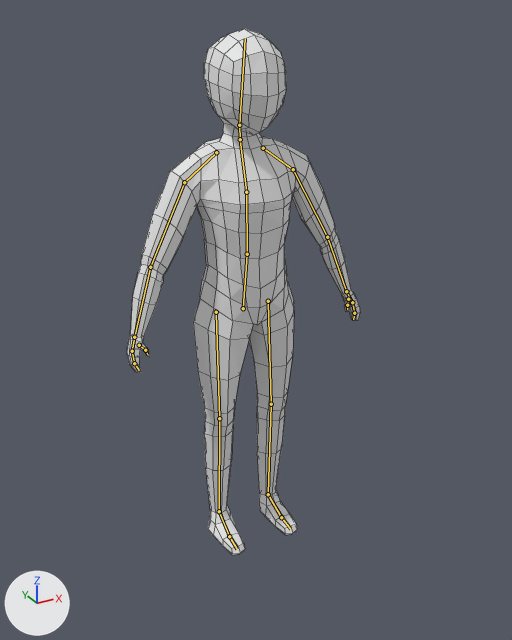
One commit to the Blender file BlenderFiles/Human_with_animation.blend: the scene before it, then after it.
Both versions are drawn from a 50 mm lens placed at (-1.64, -3.17, 2.88), pointed at (0.07, -0.06, 1.33). Lighting does not change. The marker at lower left points along +X, +Y and +Z. The bones that bend it are drawn over the model as lines. Mesh edges are drawn as thin lines.

Objects in the first picture: 'Human'.
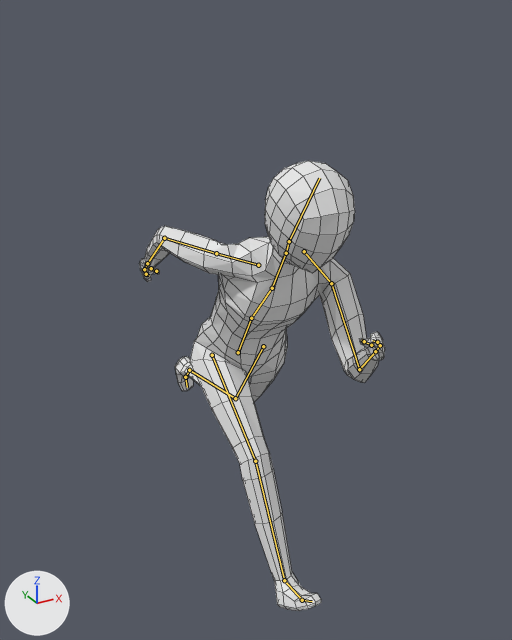
The newer file adds an action. The first version stands in its rest pose; the second is drawn at frame 0 of the action 'Running'.

What differs and where, as boxes [x1, y1, x2, y2] in the pictures (512 x 640 px):
'Human', posed (14% shorter): before [127, 29, 360, 555]; after [139, 161, 385, 611]
bone 'Hips', root to tip: before (243, 308) to (247, 254); after (238, 352) to (251, 318)
bone 'Spine', root to tip: before (247, 254) to (246, 192); after (251, 318) to (272, 288)
bone 'Chest', root to tip: before (246, 192) to (240, 139); after (272, 288) to (286, 253)
bone 'Neck', root to tip: before (240, 139) to (239, 125); after (286, 253) to (289, 241)
bone 'Shoulder.L', root to tip: before (263, 148) to (293, 169); after (304, 251) to (331, 283)
bone 'Upper Arm.L', root to tip: before (293, 169) to (327, 237); after (331, 283) to (359, 369)
bone 'Lower Arm.L', root to tip: before (327, 237) to (346, 291); after (359, 369) to (375, 351)
bone 'Hand.L', root to tip: before (346, 291) to (352, 302); after (375, 351) to (380, 345)
bone 'Finger01.L', root to tip: before (352, 302) to (354, 313); after (380, 345) to (377, 342)
bone 'Shoulder.R', root to tip: before (216, 152) to (184, 182); after (258, 265) to (216, 253)
bone 'Upper Arm.R', root to tip: before (184, 182) to (150, 267); after (216, 253) to (164, 238)
bone 'Lower Arm.R', root to tip: before (150, 267) to (134, 337); after (164, 238) to (147, 263)
bone 'Hand.R', root to tip: before (134, 337) to (132, 351); after (147, 263) to (144, 269)
bone 'Toes.L', root to tip: before (281, 517) to (290, 529); after (185, 377) to (187, 387)
bone 'Toes.R', root to tip: before (229, 536) to (237, 549); after (302, 600) to (312, 601)

Diff of the bpy script that builds the scene:
```diff
--- a/BlenderFiles/Human_with_animation.blend.py
+++ b/BlenderFiles/Human_with_animation.blend.py
@@ bone_hips @@
 bone_hips = bpy.data.objects['Armature'].pose.bones['Hips']
-bone_hips.location = (0.0, 0.0, 0.0)
-bone_hips.rotation_quaternion = (1.0, 0.0, 0.0, 0.0)  # degrees (0, 0, 0)
+bone_hips.location = (0.0, -0.297, -0.017)
+bone_hips.rotation_quaternion = (0.979, 0.198, -0.043, 0.002)  # degrees (23, -5, -1)
@@ bone_spine @@
 bone_spine = bpy.data.objects['Armature'].pose.bones['Spine']  # child of 'Hips'
-bone_spine.rotation_quaternion = (1.0, 0.0, 0.0, 0.0)  # degrees (0, 0, 0)
+bone_spine.rotation_quaternion = (0.987, 0.159, 0.033, -0.011)  # degrees (18, 4, -1)
@@ bone_chest @@
 bone_chest = bpy.data.objects['Armature'].pose.bones['Chest']  # child of 'Spine'
-bone_chest.rotation_quaternion = (1.0, 0.0, 0.0, 0.0)  # degrees (0, 0, 0)
+bone_chest.rotation_quaternion = (0.997, 0.053, 0.061, 0.014)  # degrees (6, 7, 2)
@@ bone_neck @@
 bone_neck = bpy.data.objects['Armature'].pose.bones['Neck']  # child of 'Chest'
-bone_neck.rotation_quaternion = (1.0, 0.0, 0.0, 0.0)  # degrees (0, 0, 0)
+bone_neck.rotation_quaternion = (0.981, -0.188, -0.039, -0.011)  # degrees (-22, -5, 0)
@@ bone_shoulder_l @@
 bone_shoulder_l = bpy.data.objects['Armature'].pose.bones['Shoulder.L']  # child of 'Chest'
-bone_shoulder_l.rotation_quaternion = (1.0, 0.0, 0.0, 0.0)  # degrees (0, 0, 0)
+bone_shoulder_l.rotation_quaternion = (0.87, 0.433, -0.22, -0.087)  # degrees (56, -18, -21)
@@ bone_upper_arm_l @@
 bone_upper_arm_l = bpy.data.objects['Armature'].pose.bones['Upper Arm.L']  # child of 'Shoulder.L'
-bone_upper_arm_l.rotation_quaternion = (1.0, 0.0, 0.0, 0.0)  # degrees (0, 0, 0)
+bone_upper_arm_l.rotation_quaternion = (0.969, 0.241, 0.051, -0.026)  # degrees (28, 6, -1)
@@ bone_lower_arm_l @@
 bone_lower_arm_l = bpy.data.objects['Armature'].pose.bones['Lower Arm.L']  # child of 'Upper Arm.L'
-bone_lower_arm_l.rotation_quaternion = (1.0, 0.0, 0.0, 0.0)  # degrees (0, 0, 0)
+bone_lower_arm_l.rotation_quaternion = (0.704, 0.706, 0.038, 0.072)  # degrees (90, -3, 9)
@@ bone_hand_l @@
 bone_hand_l = bpy.data.objects['Armature'].pose.bones['Hand.L']  # child of 'Lower Arm.L'
-bone_hand_l.rotation_quaternion = (1.0, 0.0, 0.0, 0.0)  # degrees (0, 0, 0)
+bone_hand_l.rotation_quaternion = (0.998, -0.054, 0.01, -0.007)  # degrees (-6, 1, -1)
@@ bone_finger01_l @@
 bone_finger01_l = bpy.data.objects['Armature'].pose.bones['Finger01.L']  # child of 'Hand.L'
-bone_finger01_l.rotation_quaternion = (1.0, 0.0, 0.0, 0.0)  # degrees (0, 0, 0)
+bone_finger01_l.rotation_quaternion = (0.997, -0.064, -0.03, 0.003)  # degrees (-7, -3, 1)
@@ bone_shoulder_r @@
 bone_shoulder_r = bpy.data.objects['Armature'].pose.bones['Shoulder.R']  # child of 'Chest'
-bone_shoulder_r.rotation_quaternion = (1.0, 0.0, 0.0, 0.0)  # degrees (0, 0, 0)
+bone_shoulder_r.rotation_quaternion = (0.812, -0.321, -0.437, 0.216)  # degrees (-60, -35, 50)
@@ bone_upper_arm_r @@
 bone_upper_arm_r = bpy.data.objects['Armature'].pose.bones['Upper Arm.R']  # child of 'Shoulder.R'
-bone_upper_arm_r.rotation_quaternion = (1.0, 0.0, 0.0, 0.0)  # degrees (0, 0, 0)
+bone_upper_arm_r.rotation_quaternion = (0.984, 0.17, 0.053, -0.025)  # degrees (19, 6, -2)
@@ bone_lower_arm_r @@
 bone_lower_arm_r = bpy.data.objects['Armature'].pose.bones['Lower Arm.R']  # child of 'Upper Arm.R'
-bone_lower_arm_r.rotation_quaternion = (1.0, 0.0, 0.0, 0.0)  # degrees (0, 0, 0)
+bone_lower_arm_r.rotation_quaternion = (0.953, 0.296, 0.019, -0.056)  # degrees (34, 4, -5)
@@ bone_hand_r @@
 bone_hand_r = bpy.data.objects['Armature'].pose.bones['Hand.R']  # child of 'Lower Arm.R'
-bone_hand_r.rotation_quaternion = (1.0, 0.0, 0.0, 0.0)  # degrees (0, 0, 0)
+bone_hand_r.rotation_quaternion = (0.998, -0.054, -0.01, 0.007)  # degrees (-6, -1, 1)
@@ bone_toes_l @@
 bone_toes_l = bpy.data.objects['Armature'].pose.bones['Toes.L']  # child of 'Foot.L'
-bone_toes_l.rotation_quaternion = (1.0, 0.0, 0.0, 0.0)  # degrees (0, 0, 0)
+bone_toes_l.rotation_quaternion = (0.984, 0.175, -0.01, 0.015)  # degrees (20, -1, 2)
@@ bone_toes_r @@
 bone_toes_r = bpy.data.objects['Armature'].pose.bones['Toes.R']  # child of 'Foot.R'
-bone_toes_r.rotation_quaternion = (1.0, 0.0, 0.0, 0.0)  # degrees (0, 0, 0)
+bone_toes_r.rotation_quaternion = (0.992, 0.125, -0.006, -0.012)  # degrees (14, -1, -1)
@@ bone_leg_ik_l @@
 bone_leg_ik_l = bpy.data.objects['Armature'].pose.bones['Leg IK.L']
-bone_leg_ik_l.location = (0.0, 0.0, 0.0)
-bone_leg_ik_l.rotation_quaternion = (1.0, 0.0, 0.0, 0.0)  # degrees (0, 0, 0)
+bone_leg_ik_l.location = (-0.042, 1.067, 0.376)
+bone_leg_ik_l.rotation_quaternion = (0.568, 0.823, 0.0, 0.0)  # degrees (111, 0, 0)
@@ bone_pole_target_l @@
 bone_pole_target_l = bpy.data.objects['Armature'].pose.bones['Pole Target.L']
-bone_pole_target_l.location = (0.0, 0.0, 0.0)
+bone_pole_target_l.location = (0.023, -0.062, -0.027)
@@ bone_leg_ik_r @@
 bone_leg_ik_r = bpy.data.objects['Armature'].pose.bones['Leg IK.R']
-bone_leg_ik_r.location = (0.0, 0.0, 0.0)
-bone_leg_ik_r.rotation_quaternion = (1.0, 0.0, 0.0, 0.0)  # degrees (0, 0, 0)
+bone_leg_ik_r.location = (0.05, -0.679, 0.017)
+bone_leg_ik_r.rotation_quaternion = (0.965, -0.262, 0.0, 0.0)  # degrees (-30, 0, 0)
@@ bone_pole_target_r @@
 bone_pole_target_r = bpy.data.objects['Armature'].pose.bones['Pole Target.R']
-bone_pole_target_r.location = (0.0, 0.0, 0.0)
+bone_pole_target_r.location = (-0.027, -0.061, -0.035)
```
